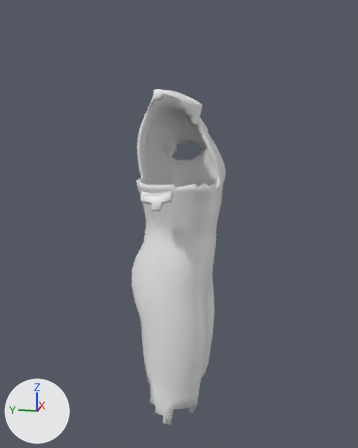
What one commit did to the FBX model unity/Assets/Art/Chars/Garments/seek_vagrant.fbx.
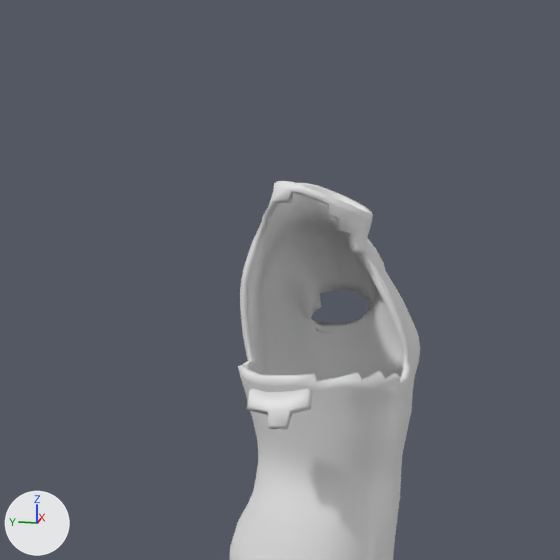
There are two pictures of each version: one whole from a 50 mm lens placed at (-1.667, -0.369, 1.551), pointed at (0.016, -0.032, 1.13), one close up on the part from 5% to 82% of the width and 0% to 62% of the height. Lighting does not change. The marker at lower left points along +X, +Y and +Z. The older version's two pictures come first.

Before the edit, the objects in view are built like this:
```python
me_garment_seek_vagrant = bpy.data.meshes.new('garment_seek_vagrant')
me_garment_seek_vagrant.from_pydata(...)  # 2667 vertices, 2668 faces; spans x -0.271..0.301, y -0.187..0.123, z 0.445..1.591
me_garment_seek_vagrant.materials.append(mat_cloth)  # white #e7e7e7
ob_garment_seek_vagrant = bpy.data.objects.new('garment_seek_vagrant', me_garment_seek_vagrant)
ob_garment_seek_vagrant.location = (0.0, 0.0, 0.0)
```
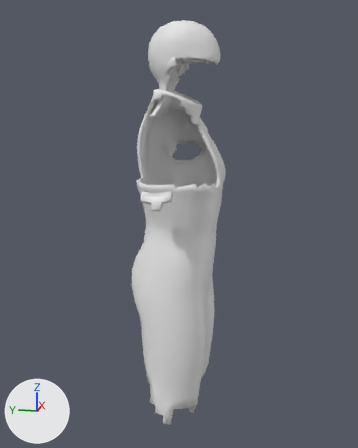
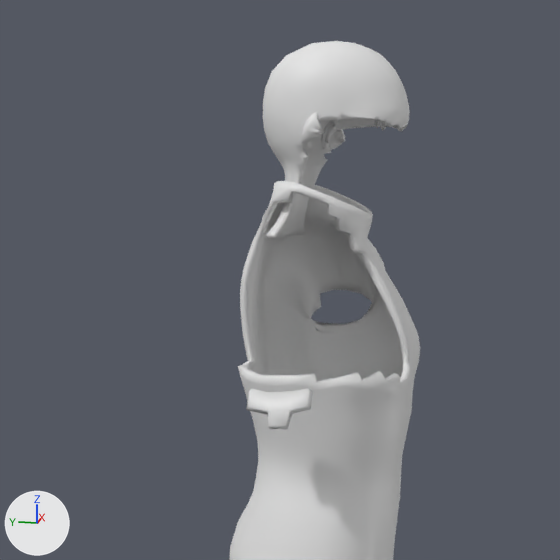
Boxes (x1, y1, x2, y2) around the edits, measured in the close-ups (560 x 560 px):
'garment_seek_vagrant', reshaped
    before: (229, 181, 420, 560)
    after: (229, 41, 420, 560)
part 1 of me_garment_seek_vagrant, added
    after: (263, 41, 410, 238)

Diff of the bpy script that builds the scene:
```diff
--- a/unity/Assets/Art/Chars/Garments/seek_vagrant.fbx.py
+++ b/unity/Assets/Art/Chars/Garments/seek_vagrant.fbx.py
@@ mat_hair @@
+mat_hair = principled_material('hair')
+mat_hair.base_color = (0.8, 0.8, 0.8)  # white #e7e7e7
@@ me_garment_seek_vagrant @@
 # used by ob_garment_seek_vagrant; location = (0.0, 0.0, 0.0)
-me_garment_seek_vagrant.from_pydata(...)  # 2667 vertices, 2668 faces; spans x -0.271..0.301, y -0.187..0.123, z 0.445..1.591
+me_garment_seek_vagrant.from_pydata(...)  # 5081 vertices, 5086 faces; spans x -0.271..0.301, y -0.187..0.123, z 0.445..1.803
+# me_garment_seek_vagrant part 1: a new loose piece of 1970 vertices spanning x -0.11..0.11, y -0.169..0.067, z 1.5..1.803, in mat_hair (white #e7e7e7)
+# other edits to the shape of me_garment_seek_vagrant do not show in these pictures
 me_garment_seek_vagrant.materials.append(mat_cloth)
+me_garment_seek_vagrant.materials.append(mat_hair)  # white #e7e7e7
```
